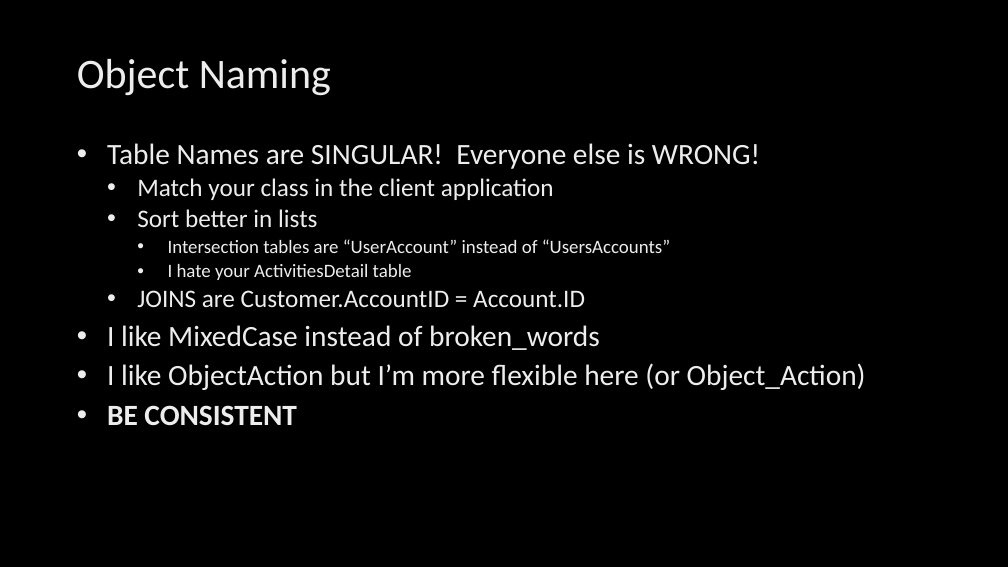
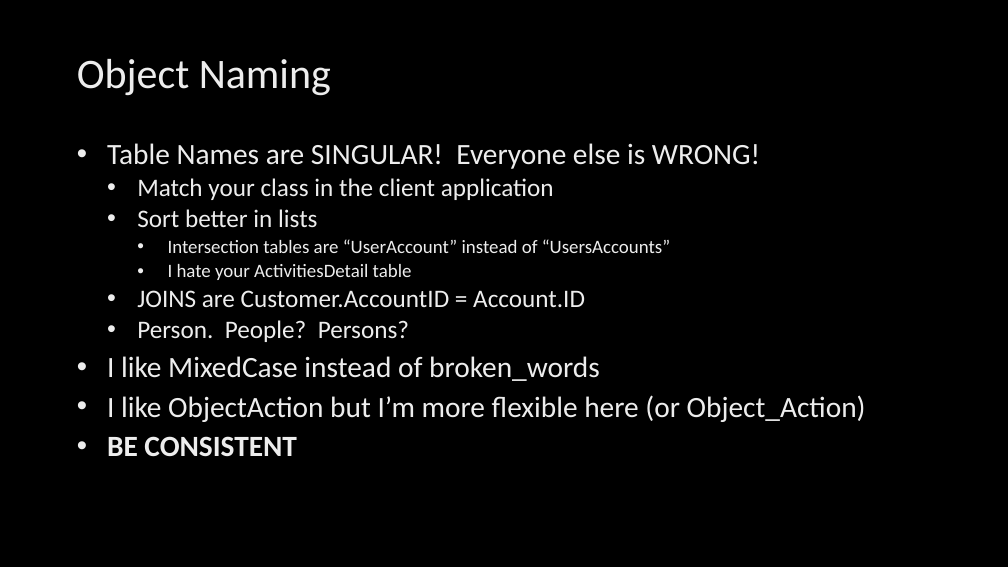
Before and after one commit to billgraziano/kcdc2018, a slide deck: slide 14 of ppt/4. Design Tips/Design Tips.pptx. Drawn at 1008x567 pixels with LibreOffice and Linux fonts; fonts in the diff are those of the drawing; background and template pictures are left out. Boxes give left, top, right and bottom in pixels: in the first picture for what was removed or moved away, otherwise in the second. Text is boxed around its words. In the diff, an @@ line names an element or a change of style, - is before the commit and + after.

```diff
--- a/ppt/4. Design Tips/Design Tips.pptx
+++ b/ppt/4. Design Tips/Design Tips.pptx
@@ text at [137,320,409,342]: paragraph added @@
+  • Person. People? Persons?
```
Also in this commit, not shown: 7 other slides changed, 1 slide removed, 13 other files.
